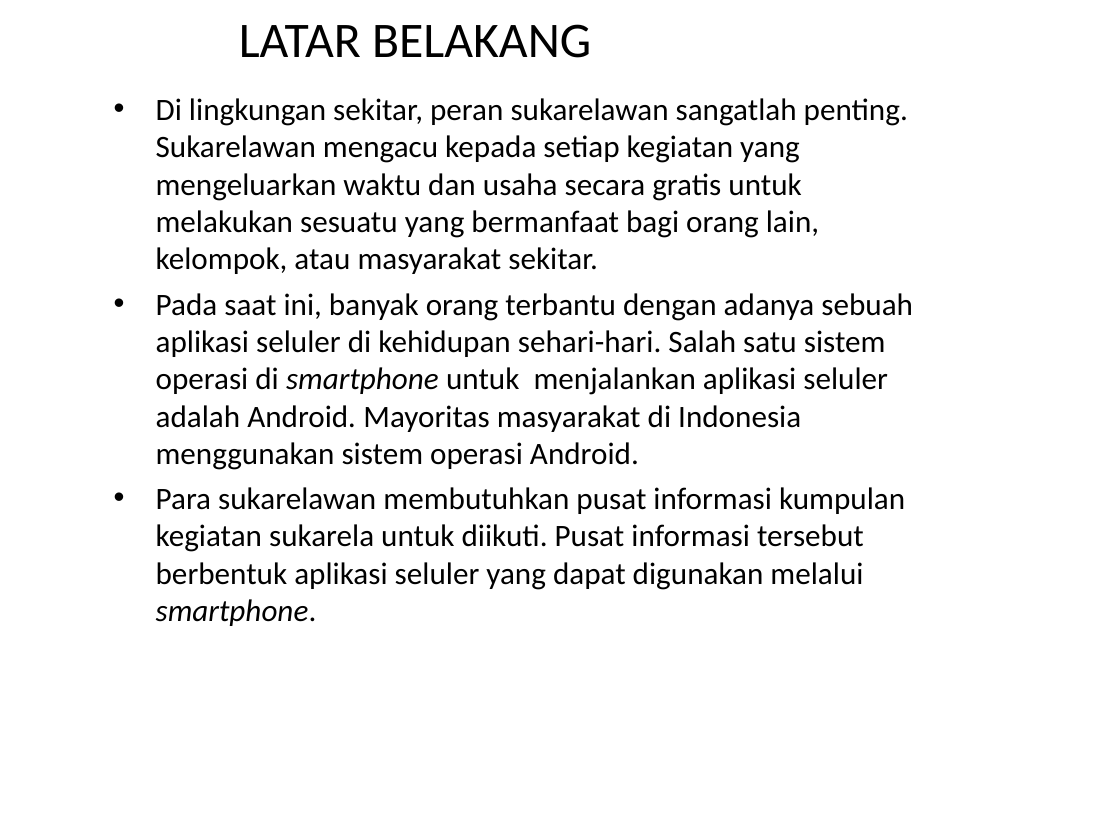
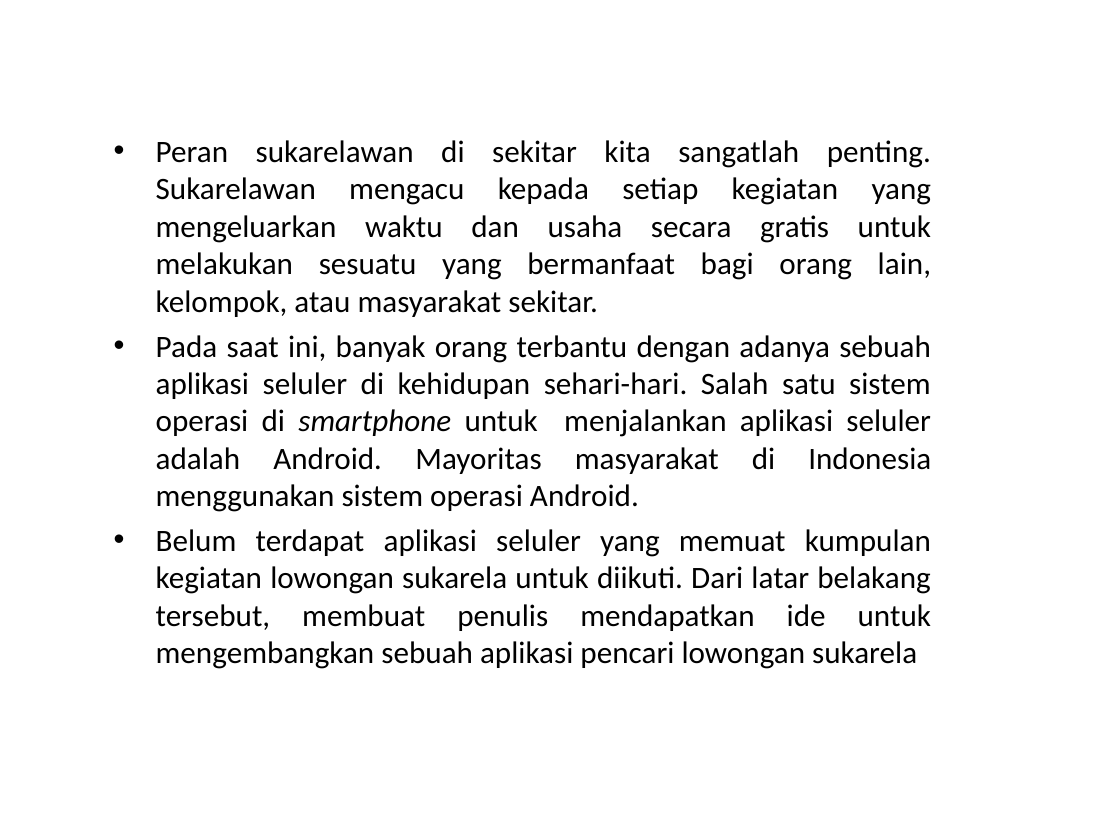
Before and after one commit to Alahaz/Penulisan-Ilmiah, a slide deck: slide 2 of Lain-lain/10106195_Slide_Presentasi.ppt (slide 3 before the commit). Drawn at 1120x840 pixels with LibreOffice and Linux fonts; fonts in the diff are those of the drawing; background and template pictures are left out. Boxes give left, top, right and bottom in pixels: in the first picture for what was removed or moved away, otherwise in the second. Text is boxed around its words. In the diff, an @@ line names an element or a change of style, - is before the commit and + after.

```diff
--- a/Lain-lain/10106195_Slide_Presentasi.ppt
+++ b/Lain-lain/10106195_Slide_Presentasi.ppt
@@ title "LATAR BELAKANG" at [0,0,831,93]: text colour #000000 to #FFFFFF @@
@@ text "Peran sukarelawan di sekitar kita ...": place and size @@
-text "Peran sukarelawan di sekitar kita ..." at [156,98,913,626]
+text "Peran sukarelawan di sekitar kita ..." at [156,140,932,669]
@@ text at [156,140,932,317]: text changed @@
-• Di lingkungan sekitar, peran sukarelawan sangatlah penting. Sukarelawan mengacu kepada setiap kegiatan yang mengeluarkan waktu dan usaha secara gratis untuk melakukan sesuatu yang bermanfaat bagi orang lain, kelompok, atau masyarakat sekitar.
+• Peran sukarelawan di sekitar kita sangatlah penting. Sukarelawan mengacu kepada setiap kegiatan yang mengeluarkan waktu dan usaha secara gratis untuk melakukan sesuatu yang bermanfaat bagi orang lain, kelompok, atau masyarakat sekitar.
@@ text at [156,335,931,512]: alignment left to justified @@
@@ text at [156,529,931,669]: text changed @@
-• Para sukarelawan membutuhkan pusat informasi kumpulan kegiatan sukarela untuk diikuti. Pusat informasi tersebut berbentuk aplikasi seluler yang dapat digunakan melalui smartphone.
+• Belum terdapat aplikasi seluler yang memuat kumpulan kegiatan lowongan sukarela untuk diikuti. Dari latar belakang tersebut, membuat penulis mendapatkan ide untuk mengembangkan sebuah aplikasi pencari lowongan sukarela
```
Also in this commit, not shown: 3 other slides changed, 2 slides added, 3 slides removed, 3 other files.
